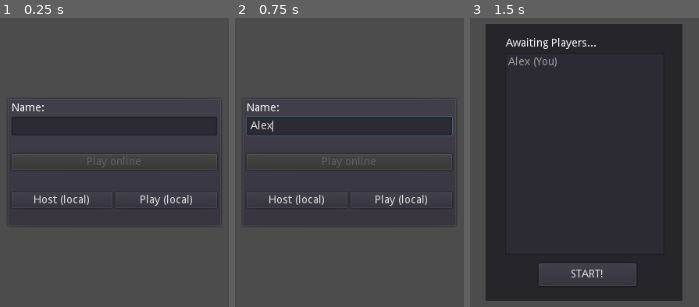
Above: before the commit, frames 1-3 (left to right).
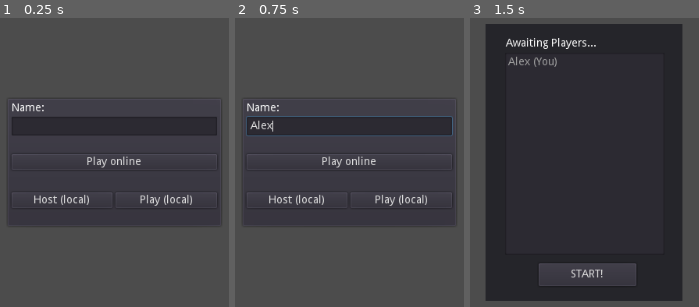
Above: after the commit, the same moments.

Repository: matzebond/FetchTogether
Game: Godot game, scene res://scenes/screens/lobby.tscn
The game is run twice, just before and just after one commit, with the same random seed, the same clock (stepped at 60 frames per second) and the same inputs.
Inputs (mouse positions are in pixels of both pictures, inside the frame that each line leads up to):
- Up to frame 1 (0.25 s): no input
- Up to frame 2 (0.75 s): click (349, 124) at 0.52 s; type "Alex" at 0.6 s
- Up to frame 3 (1.5 s): click "Host (local)" at 1.25 s

The runs differ from the first frame. In frame 1, 0.3% of the frame differs, in the area x 37-62%, y 47-52%; in frame 2, 0.3%; in frame 3, nothing differs.

Commit message:
Use websocket connection to enable web export

Diff:
--- a/autoloads/State.gd
+++ b/autoloads/State.gd
@@ -4,6 +4,9 @@
 # Not on the list of registered or common ports as of November 2020:
 # https://en.wikipedia.org/wiki/List_of_TCP_and_UDP_port_numbers
 const DEFAULT_PORT = 10567
+
+
+const USE_WEBSOCKET = true
 
 # Max number of players.
 const MAX_PEERS = 12
@@ -130,15 +133,30 @@
 
 func host_game(new_player_name):
     player_name = new_player_name
-    peer = NetworkedMultiplayerENet.new()
-    peer.create_server(DEFAULT_PORT, MAX_PEERS)
-    get_tree().set_network_peer(peer)
+
+    if USE_WEBSOCKET:
+        peer = WebSocketServer.new();
+        peer.listen(DEFAULT_PORT, PoolStringArray(), true);
+    else:
+        peer = NetworkedMultiplayerENet.new()
+        peer.create_server(DEFAULT_PORT, MAX_PEERS)
+    get_tree().set_network_peer(peer);
 
 
 func join_game(ip, new_player_name):
     player_name = new_player_name
-    peer = NetworkedMultiplayerENet.new()
-    peer.create_client(ip, DEFAULT_PORT)
+
+    if USE_WEBSOCKET:
+        print("try join websocket")
+        peer = WebSocketClient.new();
+        var url = "ws://%s:%d" % [ip, DEFAULT_PORT]
+        var error = peer.connect_to_url(url, PoolStringArray(), true);
+        if error:
+            print("websocket connection error", error)
+            get_tree().quit()
+    else:
+        peer = NetworkedMultiplayerENet.new()
+        peer.create_client(ip, DEFAULT_PORT)
     get_tree().set_network_peer(peer)
 
 
@@ -194,3 +212,11 @@
         print("I am a hosting only server on ")
         print(IP.get_local_addresses())
         host_game("Server")
+
+func _process(delta):
+    if peer and get_tree().is_network_server():
+        peer.poll();
+
+    if peer and not get_tree().is_network_server() and (peer.get_connection_status() == NetworkedMultiplayerPeer.CONNECTION_CONNECTED ||
+        peer.get_connection_status() == NetworkedMultiplayerPeer.CONNECTION_CONNECTING):
+        peer.poll();
--- a/scenes/screens/lobby.gd
+++ b/scenes/screens/lobby.gd
@@ -25,7 +25,8 @@
     State.connect("game_ended", self, "_on_game_ended")
     State.connect("game_error", self, "_on_game_error")
 
-    default_ip = IP.resolve_hostname(url)
+    # default_ip = IP.resolve_hostname(url, 1) # does not work!!!
+    default_ip = "46.232.250.165"
     if not default_ip:
         btnPlayOnline.disabled = true
 
@@ -70,6 +71,7 @@
 func _on_connection_success():
     panelConnect.hide()
     panelPlayers.show()
+    refresh_lobby()
 
 
 func _on_connection_failed():
